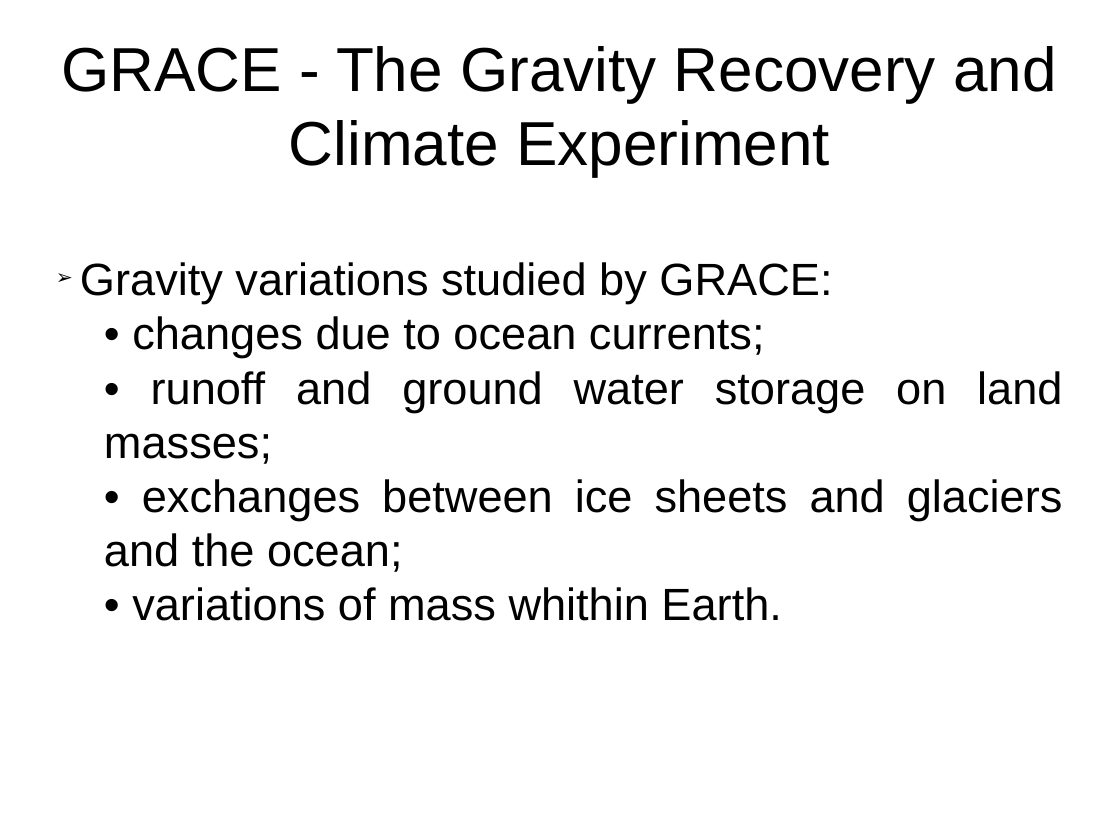
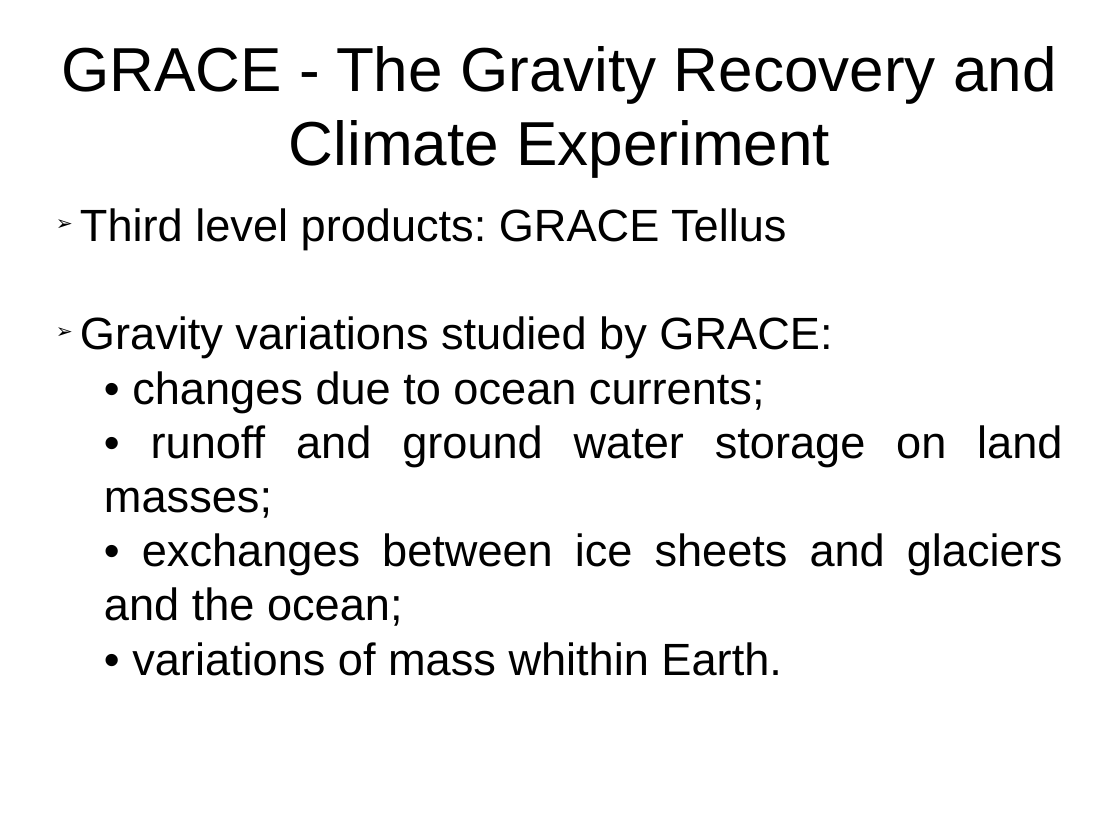
Before and after one commit to fvgatts/apresenta-o, a slide deck: slide 4 of presentation-TWSandGRACE.odp. Drawn at 1120x840 pixels with LibreOffice and Linux fonts; fonts in the diff are those of the drawing. Boxes give left, top, right and bottom in pixels: in the first picture for what was removed or moved away, otherwise in the second. Text is boxed around its words. In the diff, an @@ line names an element or a change of style, - is before the commit and + after.

```diff
--- a/presentation-TWSandGRACE.odp
+++ b/presentation-TWSandGRACE.odp
@@ subtitle at (x1=80, y1=208, x2=786, y2=250): paragraph added @@
+➢ Third level products: GRACE Tellus
```
Also in this commit, not shown: 4 other slides changed, 3 slides added, 1 slide removed.
